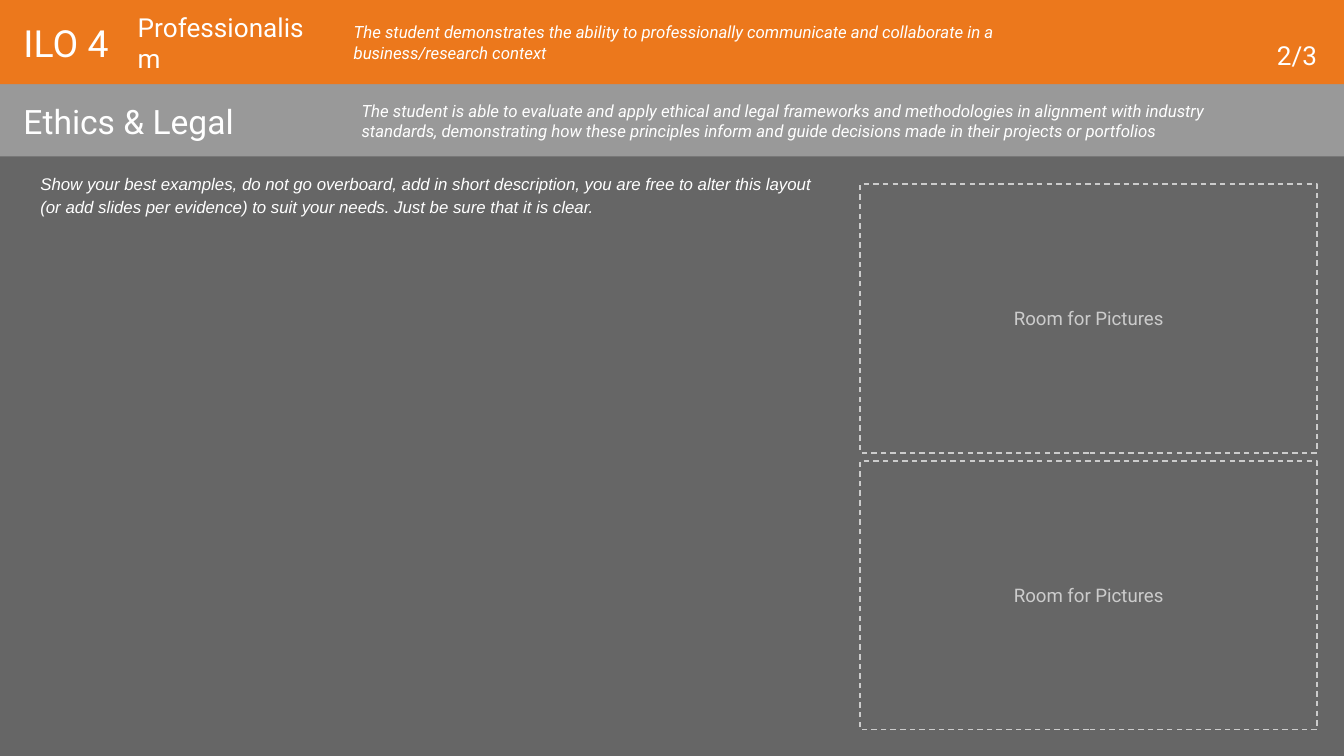
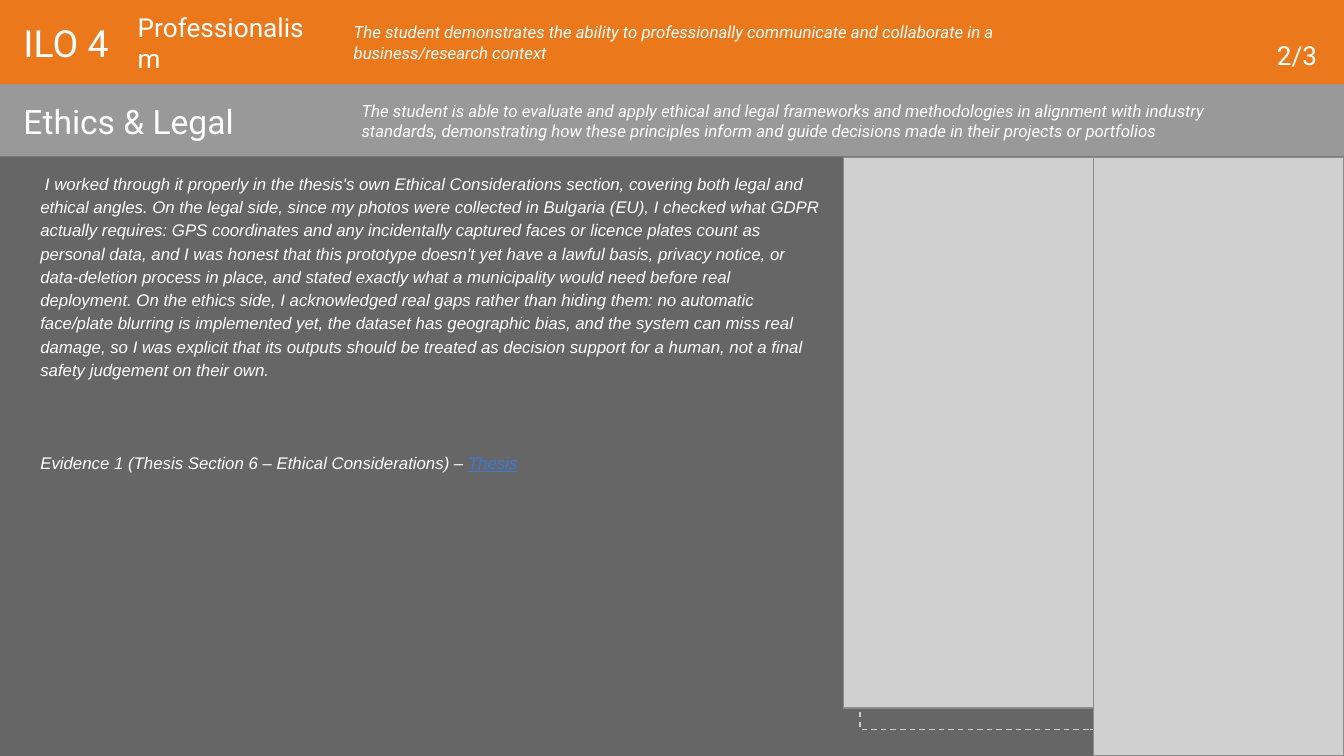
Before and after one commit to VladislavStoimenov235030/Vladislav_Stoimenov_Graduation_Project_25_26, a slide deck: slide 67 of thesis/evidencing/2026-27 Learning Log Graduation Project.pptx (slide 64 before the commit). Drawn at 1344x756 pixels with LibreOffice and Linux fonts; fonts in the diff are those of the drawing; grey boxes stand for pictures. Boxes give left, top, right and bottom in pixels: in the first picture for what was removed or moved away, otherwise in the second. Text is boxed around its words. In the diff, an @@ line names an element or a change of style, - is before the commit and + after.

```diff
--- a/thesis/evidencing/2026-27 Learning Log Graduation Project.pptx
+++ b/thesis/evidencing/2026-27 Learning Log Graduation Project.pptx
@@ text at (x1=40, y1=178, x2=820, y2=473): text changed @@
-Show your best examples, do not go overboard, add in short description, you are free to alter this layout (or add slides per evidence) to suit your needs. Just be sure that it is clear.
+I worked through it properly in the thesis's own Ethical Considerations section, covering both legal and ethical angles. On the legal side, since my photos were collected in Bulgaria (EU), I checked what GDPR actually requires: GPS coordinates and any incidentally captured faces or licence plates count as personal data, and I was honest that this prototype doesn't yet have a lawful basis, privacy notice, or data-deletion process in place, and stated exactly what a municipality would need before real deployment. On the ethics side, I acknowledged real gaps rather than hiding them: no automatic face/plate blurring is implemented yet, the dataset has geographic bias, and the system can miss real damage, so I was explicit that its outputs should be treated as decision support for a human, not a final safety judgement on their own.
+Evidence 1 (Thesis Section 6 – Ethical Considerations) – Thesis
@@ picture added at (x1=844, y1=157, x2=1094, y2=708) @@
@@ picture added at (x1=1094, y1=157, x2=1344, y2=756) @@
@@ text in rectangle at (x1=1014, y1=311, x2=1163, y2=325): text removed @@
-Room for Pictures
@@ text in rectangle at (x1=1014, y1=588, x2=1163, y2=602): text removed @@
-Room for Pictures
```
Also in this commit, not shown: 16 other slides changed, 3 slides added.
